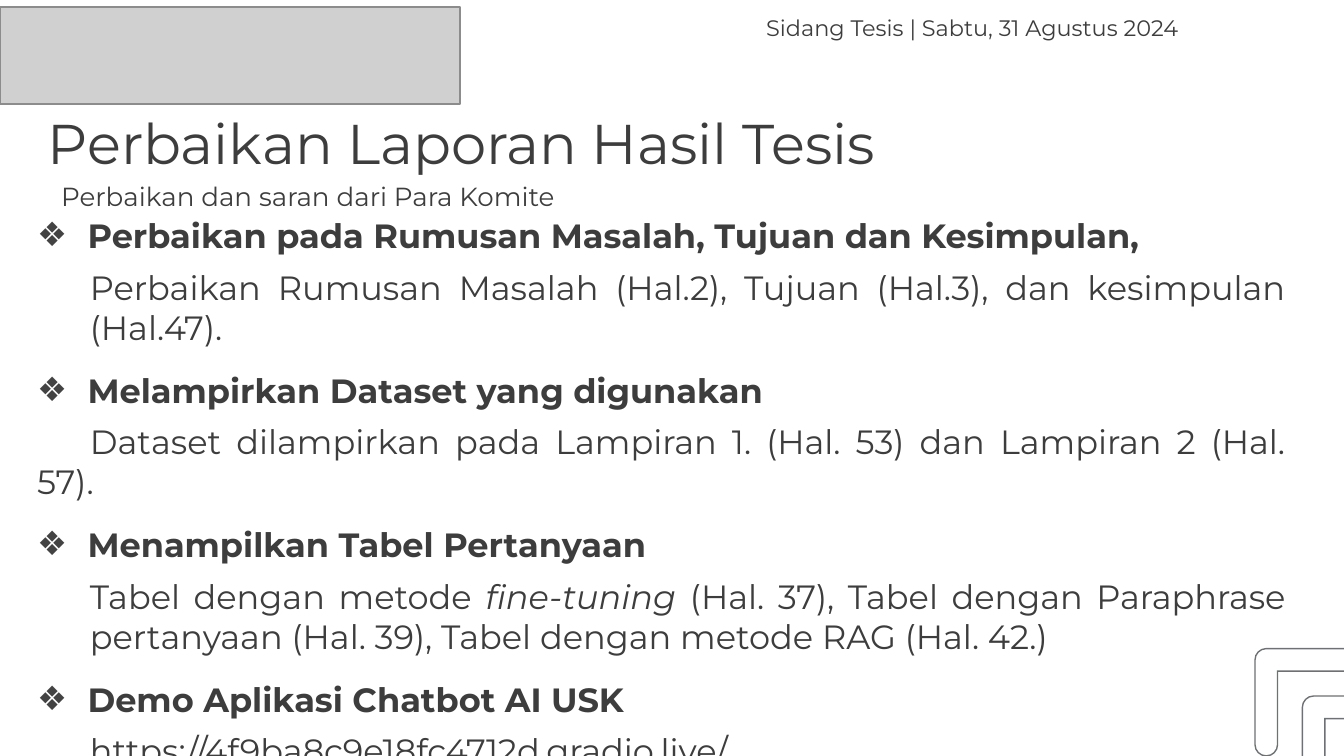
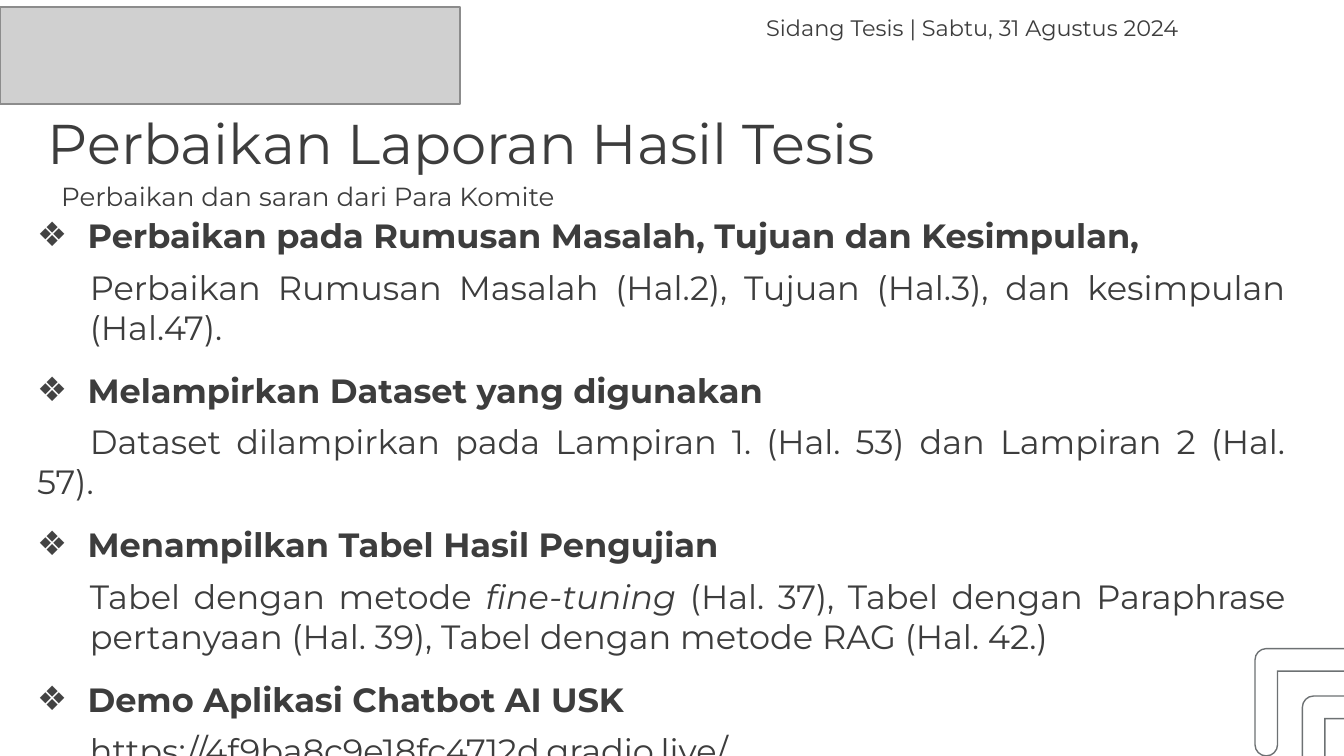
Before and after one commit to haryra/Tesis-s2-ai, a slide deck: slide 2 of Presentasi Sidang Hary Rachmat 2108207010009.pptx. Drawn at 1344x756 pixels with LibreOffice and Linux fonts; fonts in the diff are those of the drawing; grey boxes stand for pictures. Boxes give left, top, right and bottom in pixels: in the first picture for what was removed or moved away, otherwise in the second. Text is boxed around its words. In the diff, an @@ line names an element or a change of style, - is before the commit and + after.

Commit message:
Commit 3 PPT Sidang update
PPT Sidang update Perbaikan pada Kata Italic dan Hurus Capital pada kata

```diff
--- a/Presentasi Sidang Hary Rachmat 2108207010009.pptx
+++ b/Presentasi Sidang Hary Rachmat 2108207010009.pptx
@@ text at (88, 530, 719, 564): text changed @@
-❖ Menampilkan Tabel Pertanyaan
+❖ Menampilkan Tabel Hasil Pengujian
```
Also in this commit, not shown: 2 other slides changed.
